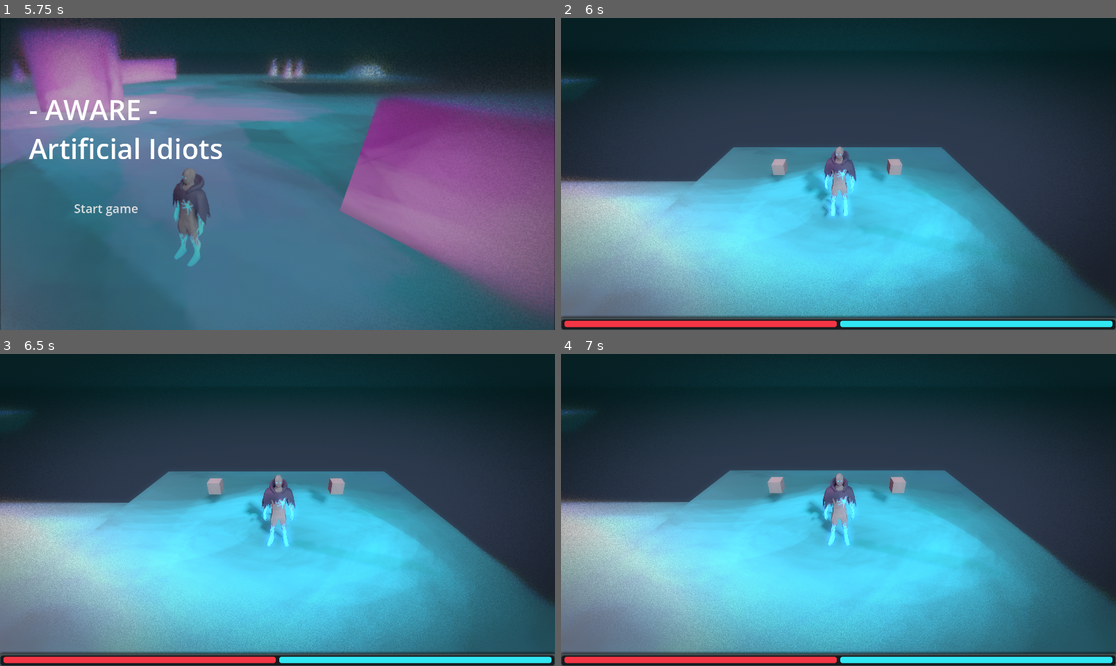
Above: before the commit, frames 1-4 (two rows, left to right).
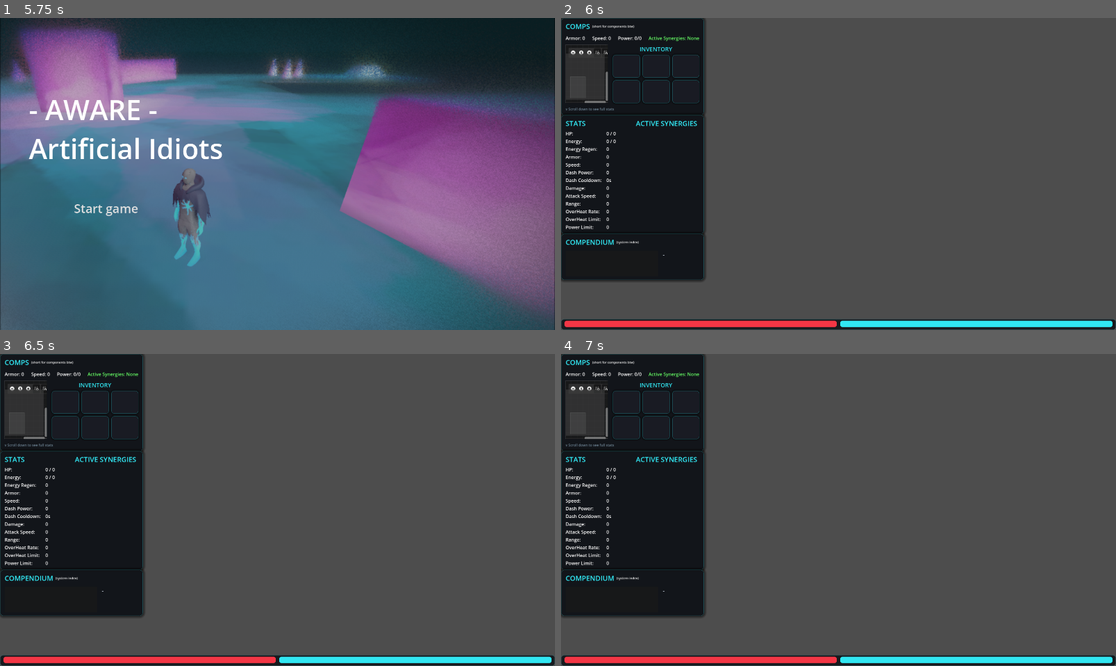
Above: after the commit, the same moments.

Repository: 1p22geo/AWARE_v0
Game: Godot game, scene res://scenes/Boot/Boot.tscn
Same seed, same stepped clock (60 frames per second), same inputs: the game is played once before the commit and once after it.
Inputs (mouse positions are in pixels of both pictures, inside the frame that each line leads up to):
- Up to frame 1 (5.75 s): tap Enter at 0.5, 2, 3.5 s; move the mouse to (399, 158) at 0.52 s; hold D (move_right) 0.53-1.25 s; hold Shift 0.53-1.25 s; click (399, 158) at 0.67 s; tap Space (jump) at 0.77, 1.25, 2.75, 3.77, 4.25 s; drag from (166, 189) to (249, 236) at 1.27 s; move the mouse to (333, 105) at 2.02 s; hold D (move_right) 2.03-2.75 s; tap Ctrl at 2.1 s; drag from (249, 236) to (111, 127) at 2.77 s; move the mouse to (444, 220) at 3.52 s; hold A (move_left) 3.53-4.25 s; tap Alt at 3.6 s; tap E (inventory) at 4.15 s; drag from (111, 127) to (194, 96) at 4.27 s; move the mouse to (305, 174) at 5.02 s; hold S (move_backward) from 5.03 s (still down); hold Shift from 5.03 s (still down); click (305, 174) at 5.17 s
- Up to frame 2 (6 s): release S (move_backward) at 5.75 s; release Shift at 5.75 s; click "Start game" at 5.75 s
- Up to frame 3 (6.5 s): no input
- Up to frame 4 (7 s): drag from (755, 432) to (727, 525) at 6.52 s

Frame 1 is identical in both runs. In frame 2, 90% of the frame differs, in the area x 0-100%, y 0-97%; in frame 3, 91%; in frame 4, 91%.
Error after the commit: Parse Error: Unrecognized annotation: "@load". (res://src/UI/game_ui.gd:3)

Commit message:
fix: Correctly add new components to inventory and add ComponentData import

Diff:
--- a/src/UI/game_ui.gd
+++ b/src/UI/game_ui.gd
@@ -1,5 +1,6 @@
 extends Control
 
+@load("res://src/core/components/component_data.gd") var ComponentData
 signal components_updated(equipped_components: Array[ComponentData])
 signal graph_updated(nodes: Dictionary, connections: Array)
 
@@ -199,8 +200,12 @@
 
 	inventory_grid.add_child(new_slot)
 
-	# The script needs to be ready before we can call its methods
-	new_slot.call_deferred("set_component", component_resource)
+	# Get the script instance and call set_component
+	var component_data_slot = new_slot as ComponentDataSlot
+	if component_data_slot:
+		component_data_slot.set_component(component_resource)
+	else:
+		push_warning("Failed to cast new_slot to ComponentDataSlot.")
 
 
 func _on_graph_updated(nodes: Dictionary, connections: Array) -> void:
